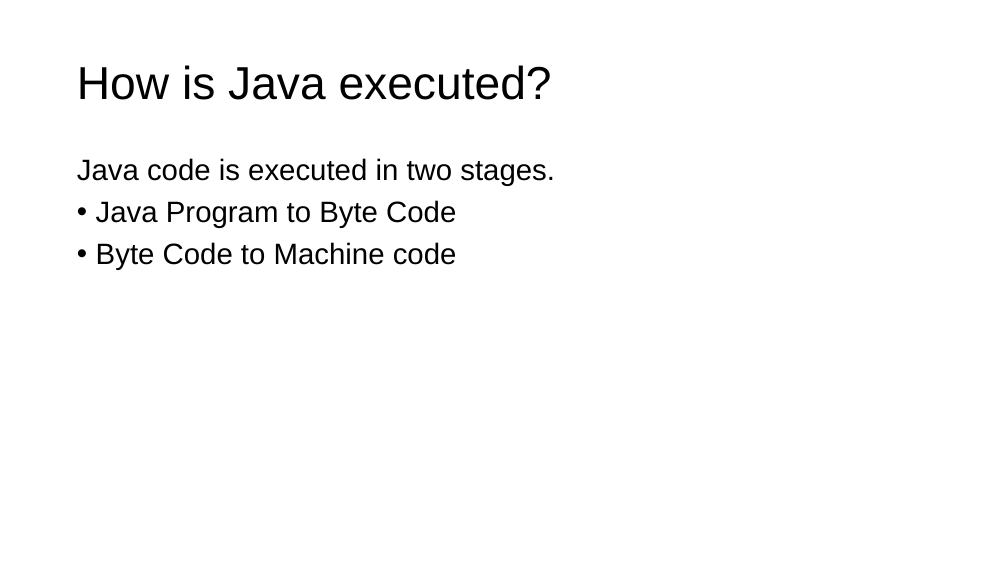
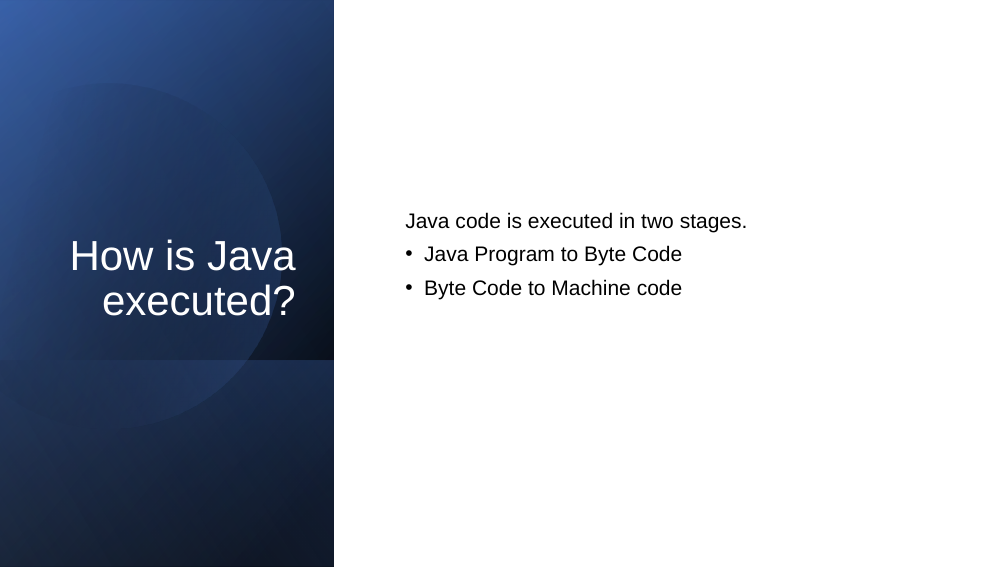
Before and after one commit to adithyavarkuri/Videos, a slide deck: slide 4 of 1.Java Execution/Java Execution.pptx. Drawn at 1008x567 pixels with LibreOffice and Linux fonts; fonts in the diff are those of the drawing. Boxes give left, top, right and bottom in pixels: in the first picture for what was removed or moved away, otherwise in the second. Text is boxed around its words. In the diff, an @@ line names an element or a change of style, - is before the commit and + after.

```diff
--- a/1.Java Execution/Java Execution.pptx
+++ b/1.Java Execution/Java Execution.pptx
@@ rectangle added at (0,0,1008,567), fill #FFFFFF @@
@@ rectangle added at (0,0,334,567), fill gradient #000000 to #2F5597 @@
@@ rectangle added at (0,1,334,567), fill gradient #000000 to #4472C4 @@
@@ rectangle added at (0,0,334,566), fill gradient #000000 to #8FAADC @@
@@ freeform shape added at (0,42,323,464), fill gradient #000000 to #4472C4 @@
@@ title "How is Java executed?": place and size @@
-title "How is Java executed?" at (77,65,552,100)
+title "How is Java executed?" at (70,239,296,316)
@@ title "How is Java executed?" at (70,239,296,316): size 44 to 40 pt, text colour #000000 to #FFFFFF; alignment left to right; vertical alignment middle to bottom @@
@@ text "Java code is executed in ...": place and size @@
-text "Java code is executed in ..." at (77,158,555,270)
+text "Java code is executed in ..." at (405,212,748,299)
@@ text "Java code is executed in ..." at (405,212,748,299): size 28 to 20 pt; vertical alignment top to middle @@
@@ rectangle added at (0,360,334,567), fill gradient #4472C4 to #000000 @@
```
Also in this commit, not shown: 3 other slides changed, 5 other files.
